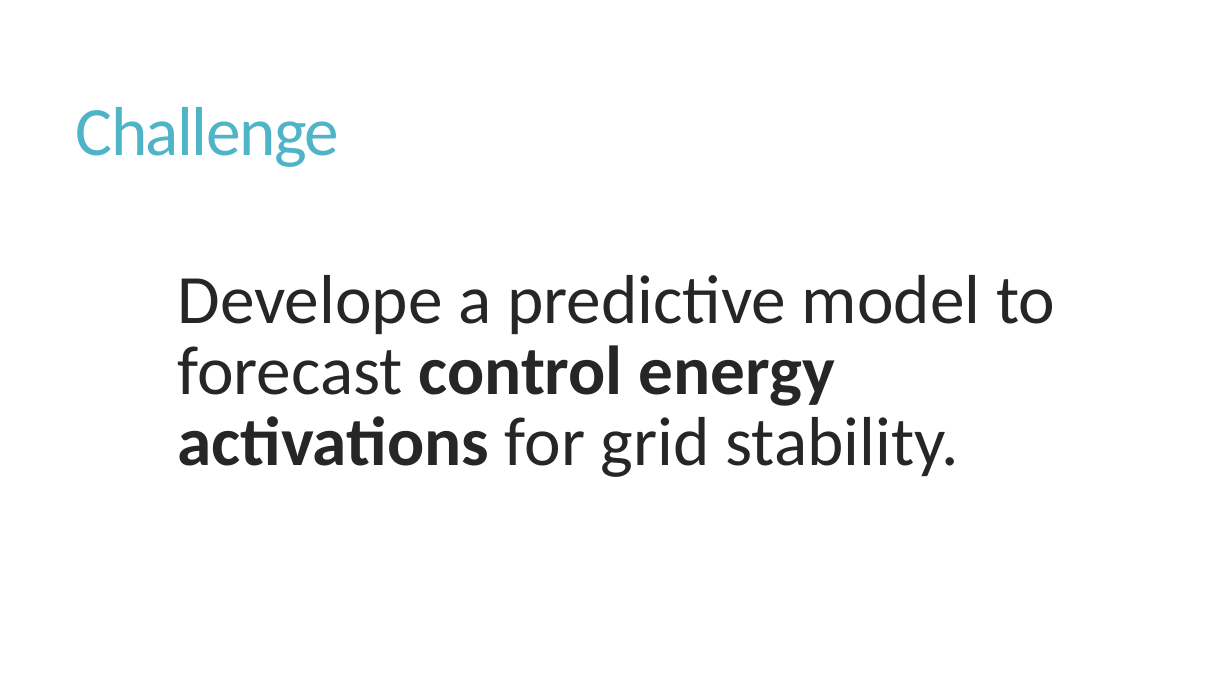
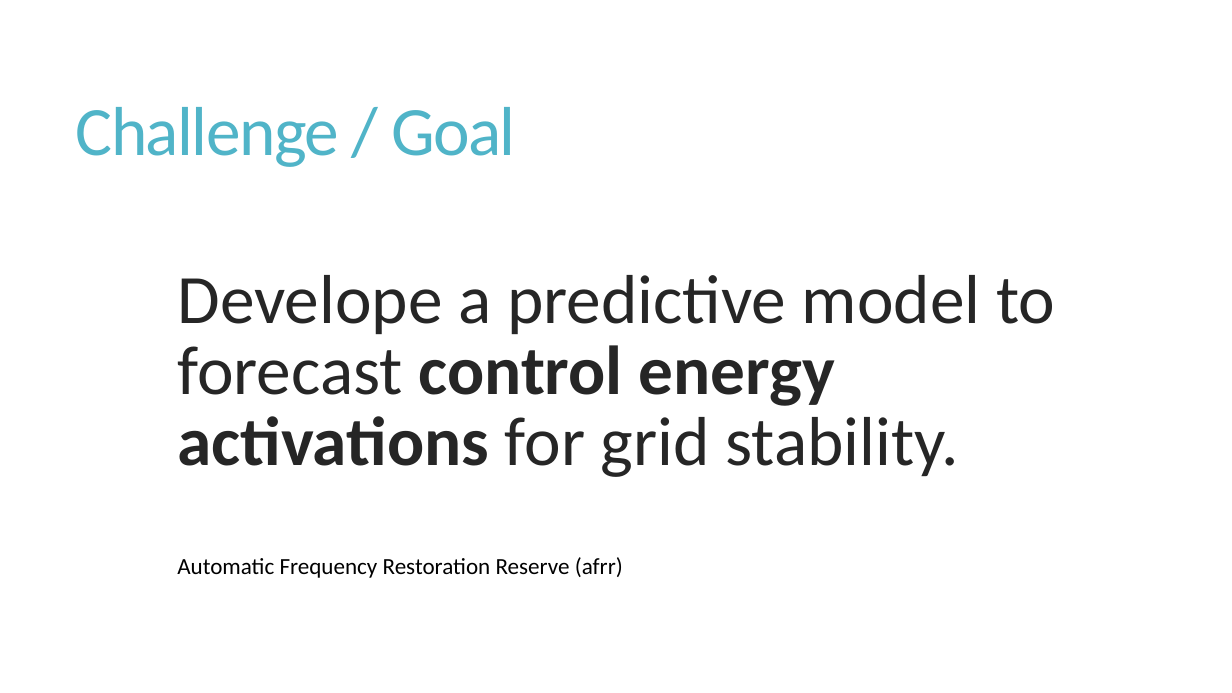
Before and after one commit to v4rp1ng/EDHD_2024_BKW_Predicting_aFRR_Volumes, a slide deck: slide 2 of Predicting Control Energy Volumes for Grid Stability.pptx (slide 3 before the commit). Drawn at 1232x693 pixels with LibreOffice and Linux fonts; fonts in the diff are those of the drawing. Boxes give left, top, right and bottom in pixels: in the first picture for what was removed or moved away, otherwise in the second. Text is boxed around its words. In the diff, an @@ line names an element or a change of style, - is before the commit and + after.

```diff
--- a/Predicting Control Energy Volumes for Grid Stability.pptx
+++ b/Predicting Control Energy Volumes for Grid Stability.pptx
@@ title at bbox=[76, 107, 516, 167]: text changed @@
-Challenge
+Challenge / Goal
@@ text added at bbox=[177, 557, 623, 578], 18 pt, text #000000 @@
+Automatic Frequency Restoration Reserve (afrr)
```
Also in this commit, not shown: 4 other slides changed, 9 slides added, 4 slides removed.
